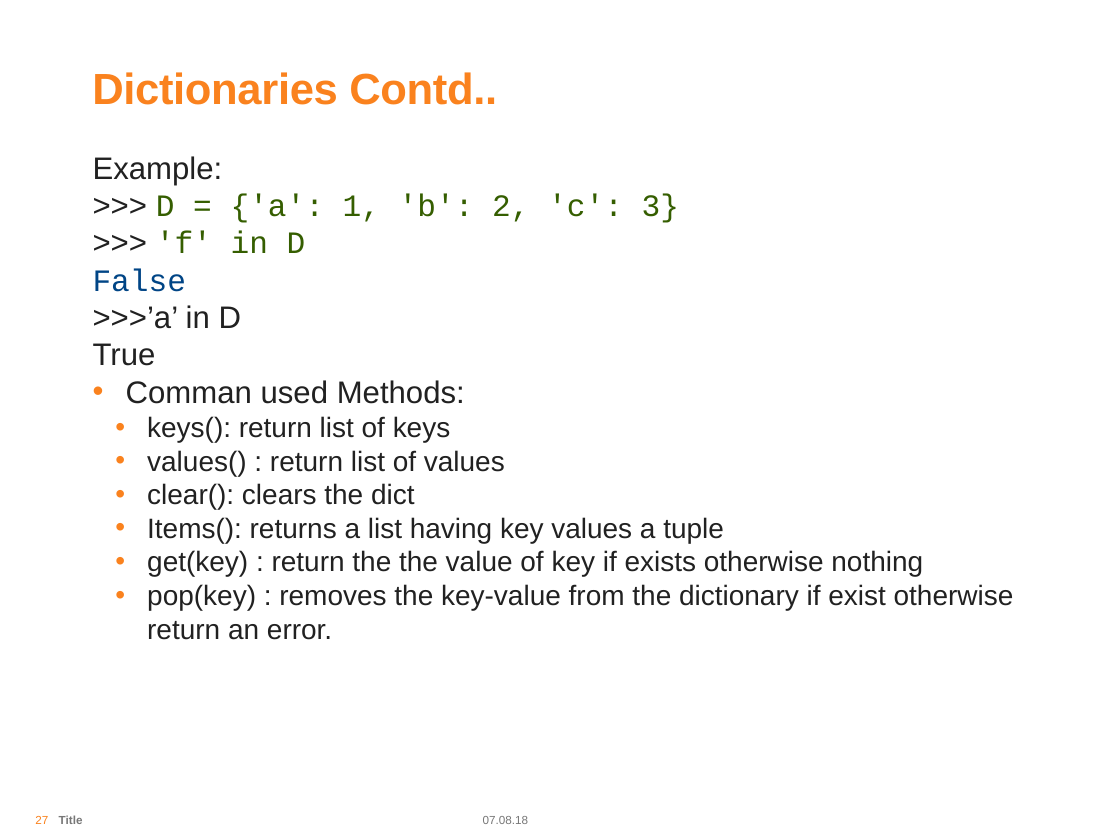
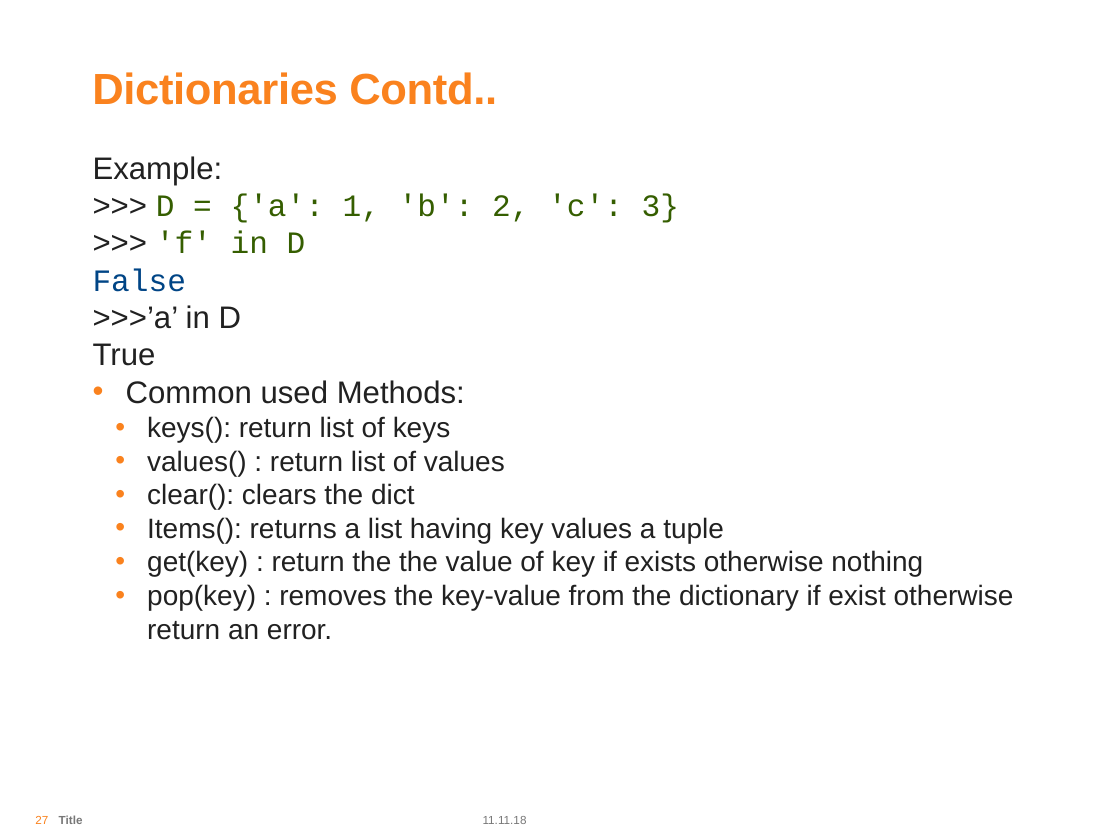
Before and after one commit to arjunrautela/Introduction-To-Python, a slide deck: slide 27 of PPT/Introduction To Python Day 1.pptx. Drawn at 1120x840 pixels with LibreOffice and Linux fonts; fonts in the diff are those of the drawing; background and template pictures are left out. Boxes give left, top, right and bottom in pixels: in the first picture for what was removed or moved away, otherwise in the second. Text is boxed around its words. In the diff, an @@ line names an element or a change of style, - is before the commit and + after.

```diff
--- a/PPT/Introduction To Python Day 1.pptx
+++ b/PPT/Introduction To Python Day 1.pptx
@@ text at [126, 380, 465, 404]: text changed @@
-• Comman used Methods:
+• Common used Methods:
@@ text at [483, 816, 527, 824]: text changed @@
-07.08.18
+11.11.18
```
Also in this commit, not shown: 57 other slides changed, 24 other files.
